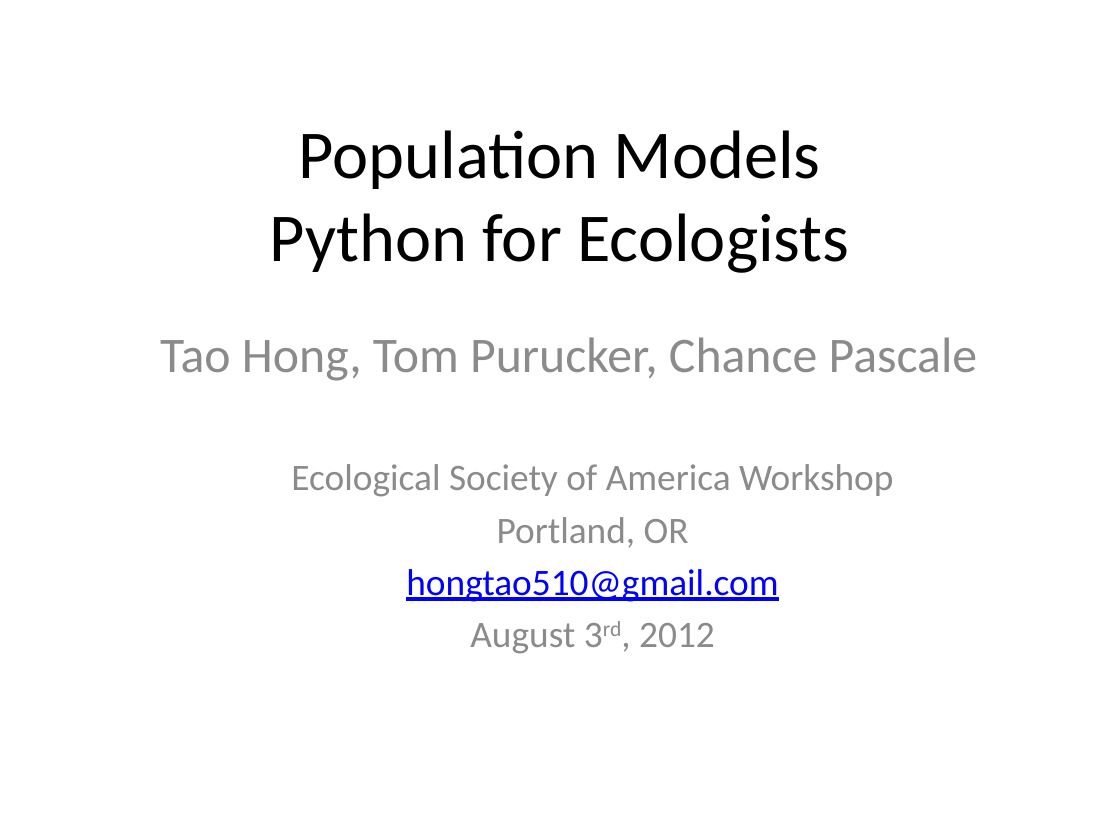
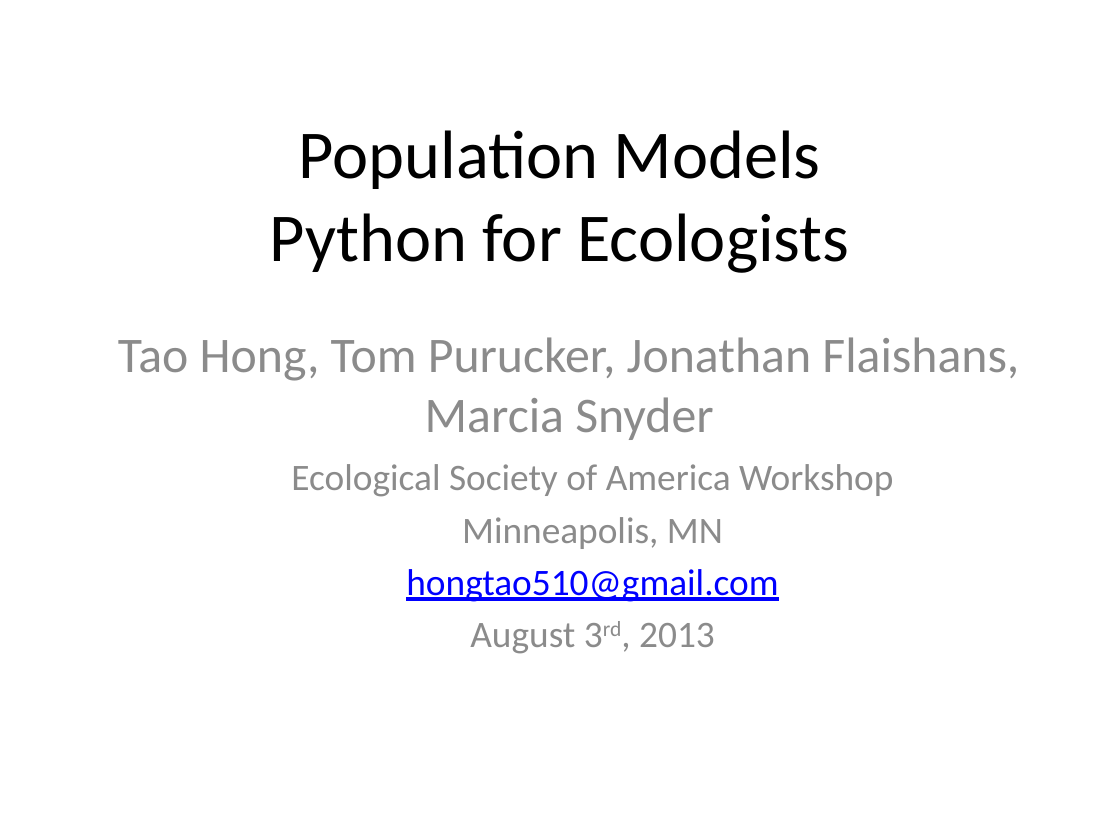
Before and after one commit to puruckertom/esa_python, a slide deck: slide 1 of esa_python_block11_popmodels.pptx. Drawn at 1120x840 pixels with LibreOffice and Linux fonts; fonts in the diff are those of the drawing. Boxes give left, top, right and bottom in pixels: in the first picture for what was removed or moved away, otherwise in the second. Text is boxed around its words. In the diff, an @@ line names an element or a change of style, - is before the commit and + after.

```diff
--- a/esa_python_block11_popmodels.pptx
+++ b/esa_python_block11_popmodels.pptx
@@ subtitle at bbox=[118, 337, 1019, 440]: text changed @@
-Tao Hong, Tom Purucker, Chance Pascale
+Tao Hong, Tom Purucker, Jonathan Flaishans, Marcia Snyder
@@ text at bbox=[462, 517, 723, 549]: text changed @@
-Portland, OR
+Minneapolis, MN
@@ text at bbox=[470, 623, 715, 654]: text changed @@
-August 3rd, 2012
+August 3rd, 2013
```
Also in this commit, not shown: 2 other slides changed, 5 other files.
